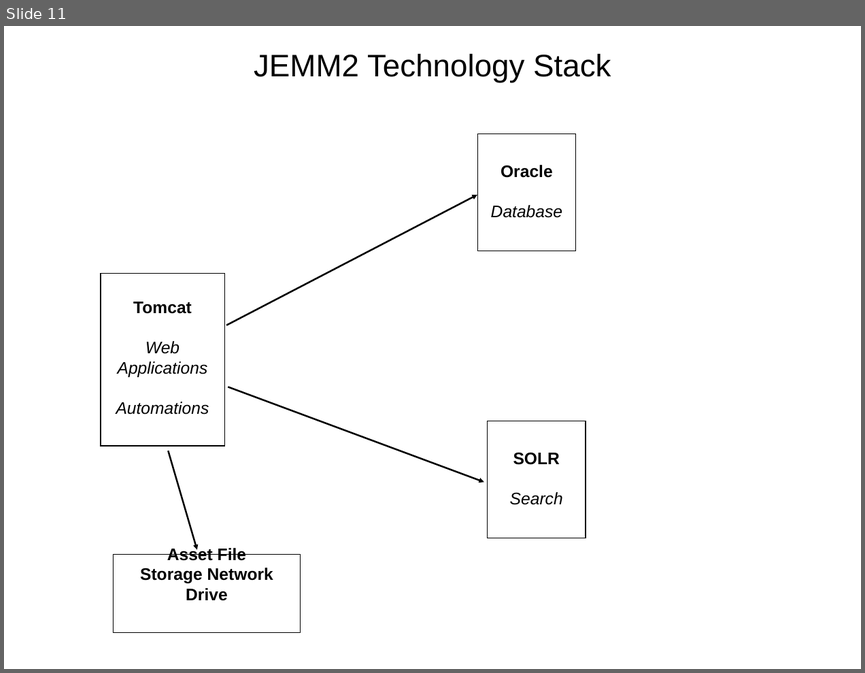
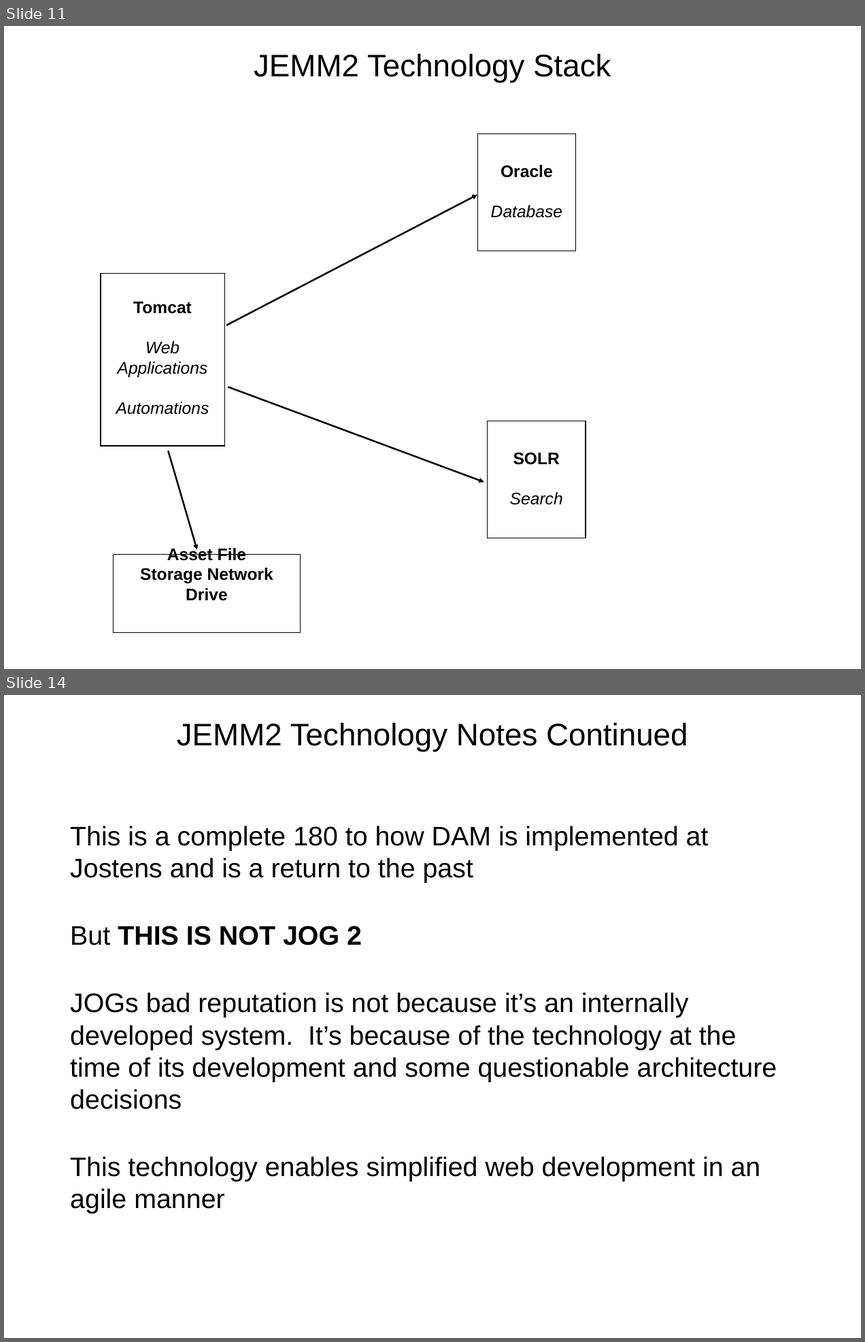
Before and after one commit to wshromoff/SOL, a slide deck: Files/Metadata_Groupings/Tables.pptx. Shown one above the other, each under a label of ours: slide 11 before the commit, slides 11 and 14 after it; the slides between them are not shown. The pictures are 865x673 and 865x1342 pixels, drawn with LibreOffice and Linux fonts; fonts in the diff are those of the drawing. Boxes give left, top, right and bottom in pixels: in the first picture for what was removed or moved away, otherwise in the second. Text is boxed around its words. In the diff, an @@ line names an element or a change of style, - is before the commit and + after.

```diff
--- a/Files/Metadata_Groupings/Tables.pptx
+++ b/Files/Metadata_Groupings/Tables.pptx
@@ slide 14 added at [4, 695, 861, 1338], background #FFFFFF @@
@@ title added at [177, 723, 688, 751], 37.2 pt, text #000000 @@
+JEMM2 Technology Notes Continued
@@ text added at [70, 826, 777, 1213], 32 pt, text #000000 @@
+This is a complete 180 to how DAM is implemented at Jostens and is a return to the past
+But THIS IS NOT JOG 2
+JOGs bad reputation is not because it’s an internally developed system. It’s because of the technology at the time of its development and some questionable architecture decisions
+This technology enables simplified web development in an agile manner
```
Also in this commit, not shown: 2 slides changed, 4 other slides added, 1 other file.
